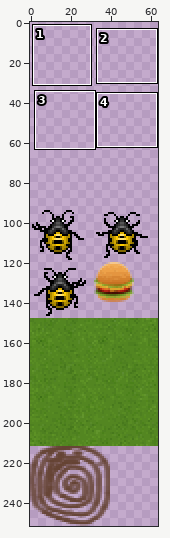
Sprite sheet, stored at bugs/core/static/core/textures/world_spritesheet.png. The picture above shows the old version from afar; the outline marks the close-up.
Close-up. First the earlier version:
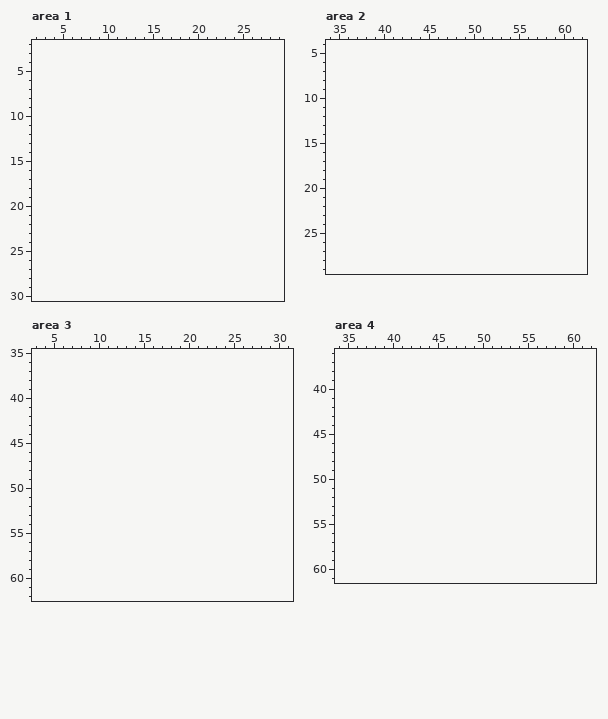
The file is 64x160 pixels. Pixels under 10% opacity are left out. Colours within 5 levels of each other are drawn and written as one. Shown: area 1: x 2..29, y 2..30; area 2: x 34..62, y 4..29; area 3: x 3..31, y 35..62; area 4: x 34..62, y 36..61. The old version is drawn lined up with the new one, on the new canvas. The commit also changed other parts of the picture, which this record leaves out.
And afterwards:
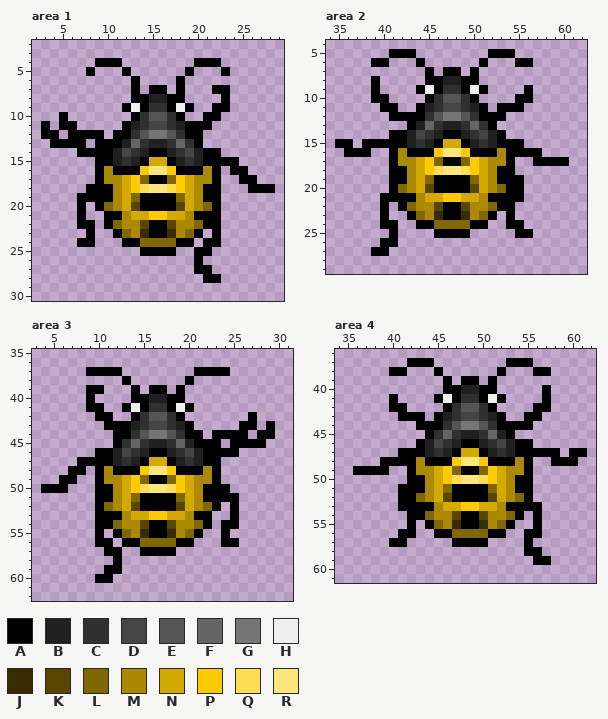
Palette (. is transparent): A #000000  B #202020  C #303030  D #454545  E #555555  F #656565  G #757575  H #efefef  J #372b00  K #574500  L #816700  M #ab8900  N #d5aa00  P #ffcb00  Q #ffdd53  R #ffe57d
Edits made:
canvas 64x160 -> 64x252, the old top-left corner now at 0,92
Area 1:
y 4: x 9..11 ... -> AAA; x 20..22 ... -> AAA
y 5: x 8 . -> A; x 12 . -> A; x 19 . -> A; x 23 . -> A
y 6: x 13 . -> A; x 18 . -> A
y 7: x 13 . -> A; x 15..16 .. -> AA; x 18 . -> A; x 22..23 .. -> AA
y 8: x 13..18 ...... -> AABBAA; x 23 . -> A
y 9: x 12..19 ........ -> AHACCAHA; x 22..23 .. -> AA
y 10: x 5 . -> A; x 13..18 ...... -> ACEECA; x 21..22 .. -> AA
y 11: x 3 . -> A; x 5..6 .. -> AA; x 12..21 .......... -> ABCDDCBAAA
y 12: x 3..4 .. -> AA; x 6..9 .... -> AAAA; x 11..20 .......... -> AACEGGECAA
y 13: x 4..7 .... -> AAAA; x 9..20 ............ -> AAABFCBBCFCA
y 14: x 7..22 ................ -> AAAABDCBAABCDBAA
y 15: x 9..24 ................ -> AABCBANNABCBAAAA
y 16: x 9..22 .............. -> AMAAAPRRPAAAMA; x 24..25 .. -> AA
y 17: x 9..22 .............. -> AMMNPLAALPNMMA; x 25..26 .. -> AA
y 18: x 8..22 ............... -> AAAMNPQRRQPNMAA; x 26..28 ... -> AAA
y 19: x 7..22 ................ -> AAAAMNLAAAALNMAA
y 20: x 7 . -> A; x 9..22 .............. -> ALMNKAAAAKNMLA
y 21: x 7 . -> A; x 10..22 ............. -> AAMNNPPNNMAAA
y 22: x 7..8 .. -> AA; x 10..22 ............. -> ALMMKAAKMMLAA
y 23: x 8 . -> A; x 11..20 .......... -> ALMJAAJMLA; x 22 . -> A
y 24: x 7..8 .. -> AA; x 12..19 ........ -> AALLLLAA; x 21..22 .. -> AA
y 25: x 14..17 .... -> AAAA; x 20..21 .. -> AA
y 26: x 20 . -> A
y 27: x 20..21 .. -> AA
y 28: x 21..22 .. -> AA
Area 2:
y 5: x 41..43 ... -> AAA; x 52..54 ... -> AAA
y 6: x 39..40 .. -> AA; x 44 . -> A; x 51 . -> A; x 55..56 .. -> AA
y 7: x 45 . -> A; x 47..48 .. -> AA; x 50 . -> A
y 8: x 39 . -> A; x 45..50 ...... -> AABBAA
y 9: x 39 . -> A; x 44..51 ........ -> AHACCAHA; x 56 . -> A
y 10: x 39..40 .. -> AA; x 45..50 ...... -> ACEECA; x 55..56 .. -> AA
y 11: x 40..41 .. -> AA; x 44..51 ........ -> ABCDDCBA; x 53..55 ... -> AAA
y 12: x 41..53 ............. -> AAAACEGGECAAA
y 13: x 43..52 .......... -> ABFCBBCFCA
y 14: x 41..53 ............. -> AABDCBAABCDBA
y 15: x 35..36 .. -> AA; x 38..55 .................. -> AAAAABCBANNABCBAAA
y 16: x 36..38 ... -> AAA; x 41..57 ................. -> AMAAAPRRPAAAMAAAA
y 17: x 41..54 .............. -> AMMNPLAALPNMMA; x 57..60 .... -> AAAA
y 18: x 41..54 .............. -> AAMNPQRRQPNMAA
y 19: x 41..55 ............... -> AAMNLAAAALNMAAA
y 20: x 41..55 ............... -> ALMNKAAAAKNMLAA
y 21: x 40..55 ................ -> AAAAMNNPPNNMAAAA
y 22: x 40 . -> A; x 42..54 ............. -> ALMMKAAKMMLAA
y 23: x 40 . -> A; x 43..52 .......... -> ALMJAAJMLA; x 54 . -> A
y 24: x 40..41 .. -> AA; x 44..51 ........ -> AALLLLAA; x 54..55 .. -> AA
y 25: x 41 . -> A; x 46..49 .... -> AAAA; x 55..56 .. -> AA
y 26: x 40..41 .. -> AA
y 27: x 39..40 .. -> AA
Area 3:
y 37: x 9..12 .... -> AAAA; x 21..24 .... -> AAAA
y 38: x 13 . -> A; x 20 . -> A
y 39: x 9..10 .. -> AA; x 14 . -> A; x 16..17 .. -> AA; x 19 . -> A
y 40: x 9 . -> A; x 14..19 ...... -> AABBAA
y 41: x 9..10 .. -> AA; x 13..20 ........ -> AHACCAHA
y 42: x 10..11 .. -> AA; x 14..19 ...... -> ACEECA; x 27 . -> A
y 43: x 11..20 .......... -> AAABCDDCBA; x 26..27 .. -> AA; x 29 . -> A
y 44: x 12..21 .......... -> AACEGGECAA; x 23..26 .... -> AAAA; x 28..29 .. -> AA
y 45: x 12..23 ............ -> ACFCBBCFBAAA; x 25..28 .... -> AAAA
y 46: x 10..25 ................ -> AABDCBAABCDBAAAA
y 47: x 8..23 ................ -> AAAABCBANNABCBAA
y 48: x 7..8 .. -> AA; x 10..23 .............. -> AMAAAPRRPAAAMA
y 49: x 6..7 .. -> AA; x 10..23 .............. -> AMMNPLAALPNMMA
y 50: x 4..6 ... -> AAA; x 10..24 ............... -> AAMNPQRRQPNMAAA
y 51: x 10..25 ................ -> AAMNLAAAALNMAAAA
y 52: x 10..23 .............. -> ALMNKAAAAKNMLA; x 25 . -> A
y 53: x 10..22 ............. -> AAAMNNPPNNMAA; x 25 . -> A
y 54: x 10..22 ............. -> AALMMKAAKMMLA; x 24..25 .. -> AA
y 55: x 10 . -> A; x 12..21 .......... -> ALMJAAJMLA; x 24 . -> A
y 56: x 10..11 .. -> AA; x 13..20 ........ -> AALLLLAA; x 24..25 .. -> AA
y 57: x 11..12 .. -> AA; x 15..18 .... -> AAAA
y 58: x 12 . -> A
y 59: x 11..12 .. -> AA
y 60: x 10..11 .. -> AA
Area 4:
y 37: x 42..44 ... -> AAA; x 53..55 ... -> AAA
y 38: x 40..41 .. -> AA; x 45 . -> A; x 52 . -> A; x 56..57 .. -> AA
y 39: x 46 . -> A; x 48..49 .. -> AA; x 51 . -> A
y 40: x 46..51 ...... -> AABBAA; x 57 . -> A
y 41: x 40 . -> A; x 45..52 ........ -> AHACCAHA; x 57 . -> A
y 42: x 40..41 .. -> AA; x 46..51 ...... -> ACEECA; x 56..57 .. -> AA
y 43: x 41..43 ... -> AAA; x 45..52 ........ -> ABCDDCBA; x 55..56 .. -> AA
y 44: x 43..55 ............. -> AAACEGGECAAAA
y 45: x 44..53 .......... -> ACFCBBCFBA
y 46: x 43..55 ............. -> ABDCBAABCDBAA
y 47: x 41..58 .................. -> AAABCBANNABCBAAAAA; x 60..61 .. -> AA
y 48: x 39..55 ................. -> AAAAMAAAPRRPAAAMA; x 58..60 ... -> AAA
y 49: x 36..39 .... -> AAAA; x 42..55 .............. -> AMMNPLAALPNMMA
y 50: x 42..55 .............. -> AAMNPQRRQPNMAA
y 51: x 41..55 ............... -> AAAMNLAAAALNMAA
y 52: x 41..55 ............... -> AALMNKAAAAKNMLA
y 53: x 41..56 ................ -> AAAAMNNPPNNMAAAA
y 54: x 42..54 ............. -> AALMMKAAKMMLA; x 56 . -> A
y 55: x 42 . -> A; x 44..53 .......... -> ALMJAAJMLA; x 56 . -> A
y 56: x 41..42 .. -> AA; x 45..52 ........ -> AALLLLAA; x 55..56 .. -> AA
y 57: x 40..41 .. -> AA; x 47..50 .... -> AAAA; x 55 . -> A
y 58: x 55..56 .. -> AA
y 59: x 56..57 .. -> AA
